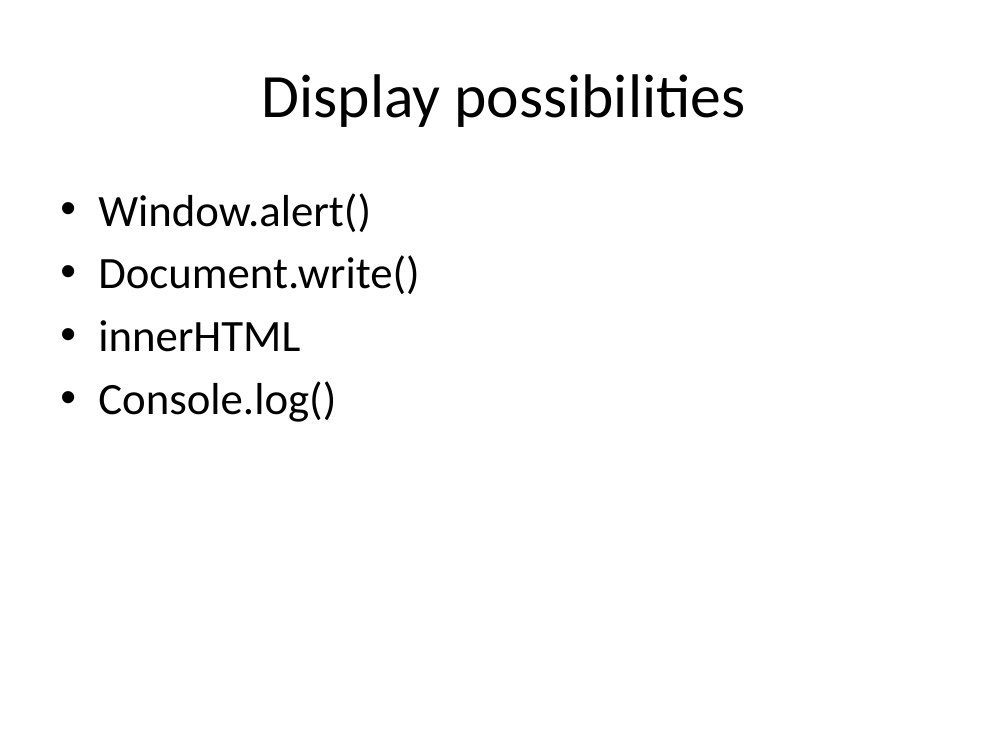
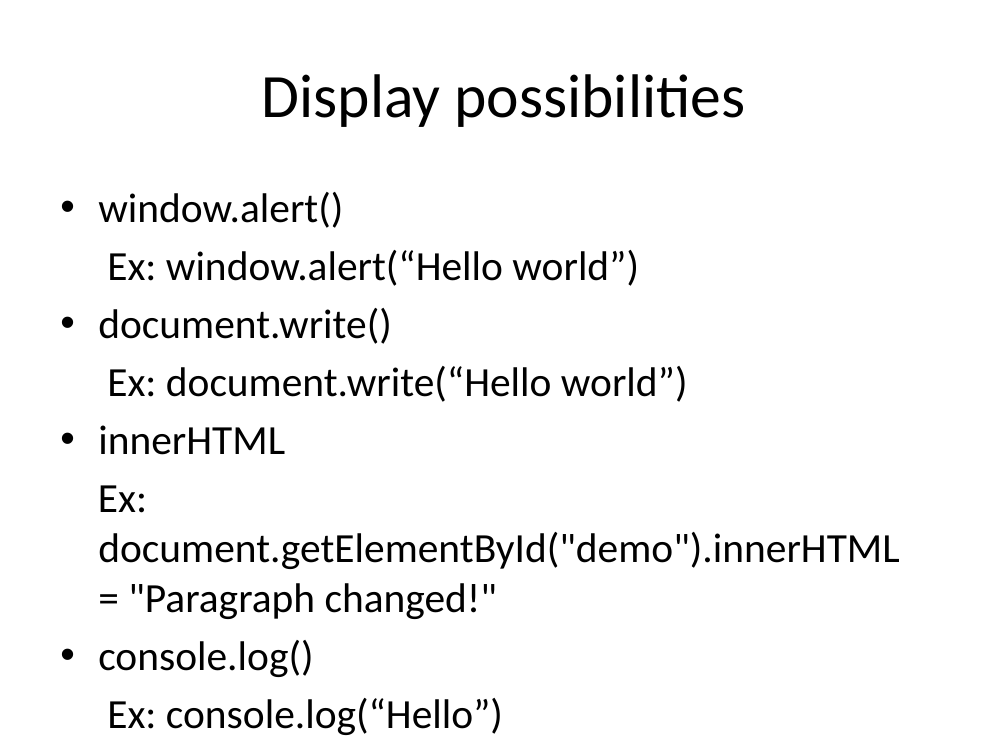
Before and after one commit to ManasaGajulavarthy/Intern_HMIT, a slide deck: slide 6 of JAVASCRIPT.pptx. Drawn at 1008x756 pixels with LibreOffice and Linux fonts; fonts in the diff are those of the drawing. Boxes give left, top, right and bottom in pixels: in the first picture for what was removed or moved away, otherwise in the second. Text is boxed around its words. In the diff, an @@ line names an element or a change of style, - is before the commit and + after.

```diff
--- a/JAVASCRIPT.pptx
+++ b/JAVASCRIPT.pptx
@@ text at [98,192,688,402]: text changed; size 32 to 29.6 pt @@
-• Window.alert()
-• Document.write()
+• window.alert()
+Ex: window.alert(“Hello world”)
+• document.write()
+Ex: document.write(“Hello world”)
@@ text at [98,425,285,455]: size 32 to 29.6 pt in "innerHTML" @@
@@ text at [98,485,899,735]: text changed; size 32 to 29.6 pt @@
-• Console.log()
+Ex: document.getElementById("demo").innerHTML = "Paragraph changed!"
+• console.log()
+Ex: console.log(“Hello”)
```
Also in this commit, not shown: 9 other slides changed, 7 slides added, 1 slide removed, 1 other file.
